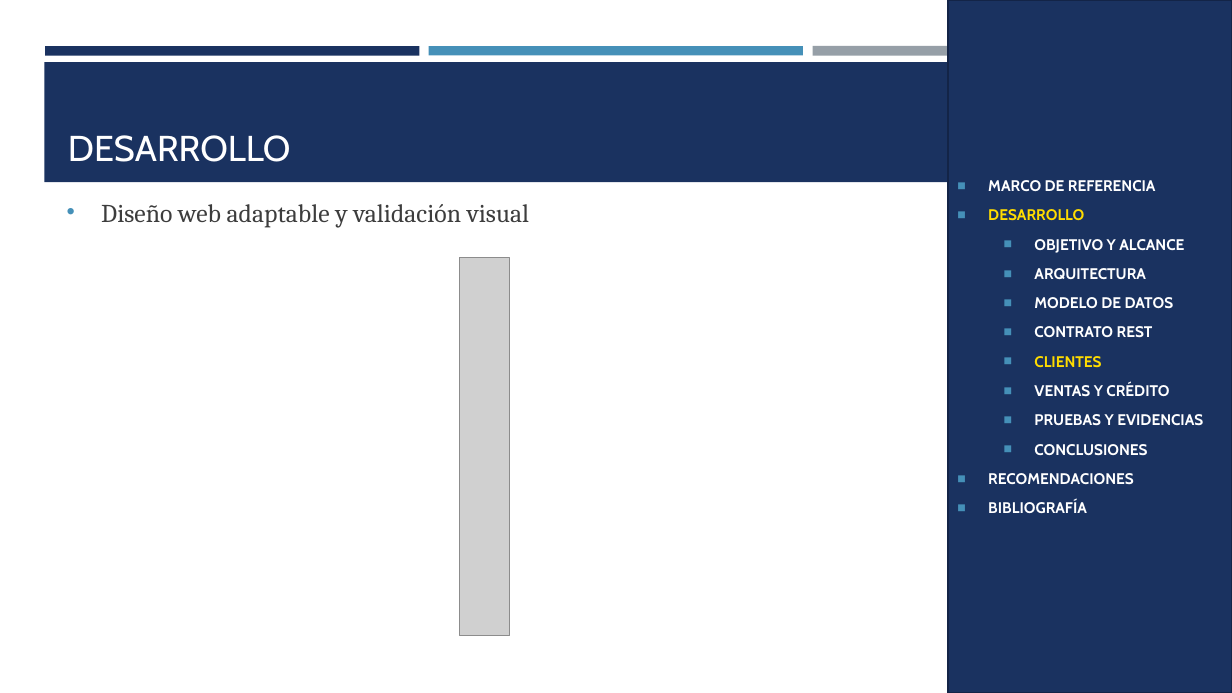
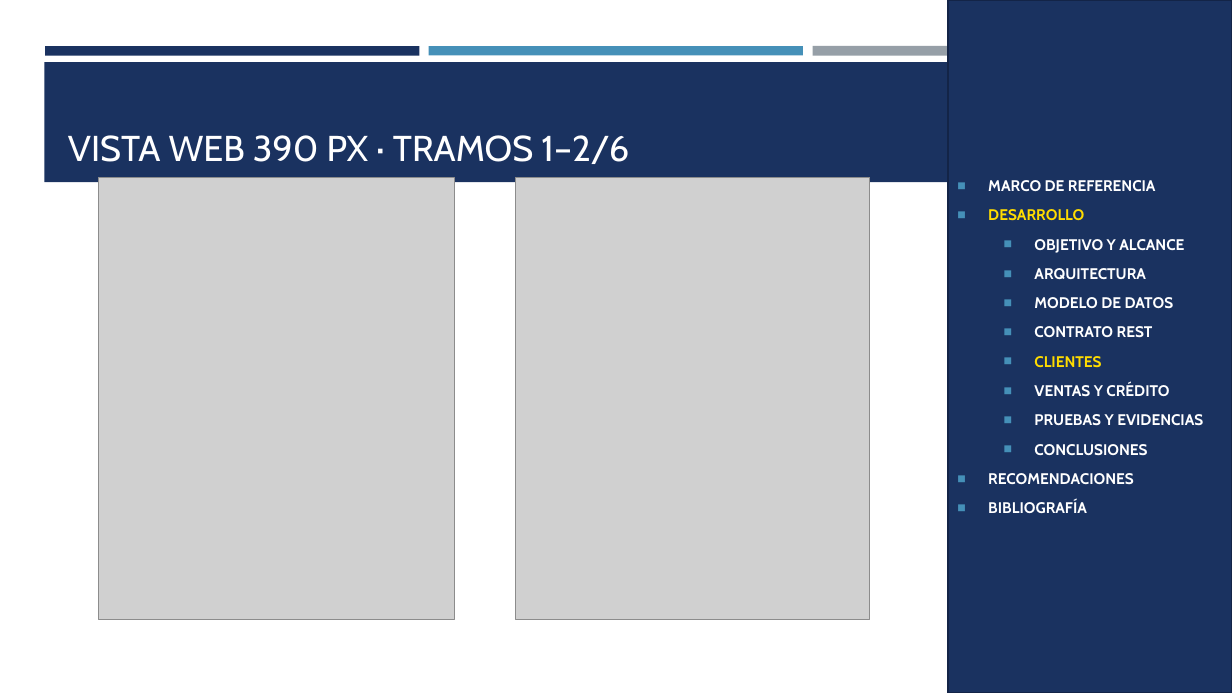
Before and after one commit to gamurigm/examen-arq-1, a slide deck: slide 58 of 05. DOCUMENTACION/02. PRESENTACION/PRESENTACION_CELULAR_BDDLOCAL_RESTFUL_DOTNET_GR09.pptx. Drawn at 1232x693 pixels with LibreOffice and Linux fonts; fonts in the diff are those of the drawing; grey boxes stand for pictures. Boxes give left, top, right and bottom in pixels: in the first picture for what was removed or moved away, otherwise in the second. Text is boxed around its words. In the diff, an @@ line names an element or a change of style, - is before the commit and + after.

```diff
--- a/05. DOCUMENTACION/02. PRESENTACION/PRESENTACION_CELULAR_BDDLOCAL_RESTFUL_DOTNET_GR09.pptx
+++ b/05. DOCUMENTACION/02. PRESENTACION/PRESENTACION_CELULAR_BDDLOCAL_RESTFUL_DOTNET_GR09.pptx
@@ title at (68, 135, 629, 164): text changed @@
-DESARROLLO
+VISTA WEB 390 PX · TRAMOS 1–2/6
@@ picture added at (99, 177, 454, 619) @@
@@ picture added at (516, 177, 871, 619) @@
@@ text removed at (101, 204, 529, 227) @@
-• Diseño web adaptable y validación visual
@@ picture removed at (459, 258, 510, 636) @@
```
Also in this commit, not shown: 13 other slides changed, 2 slides added, 11 other files.
